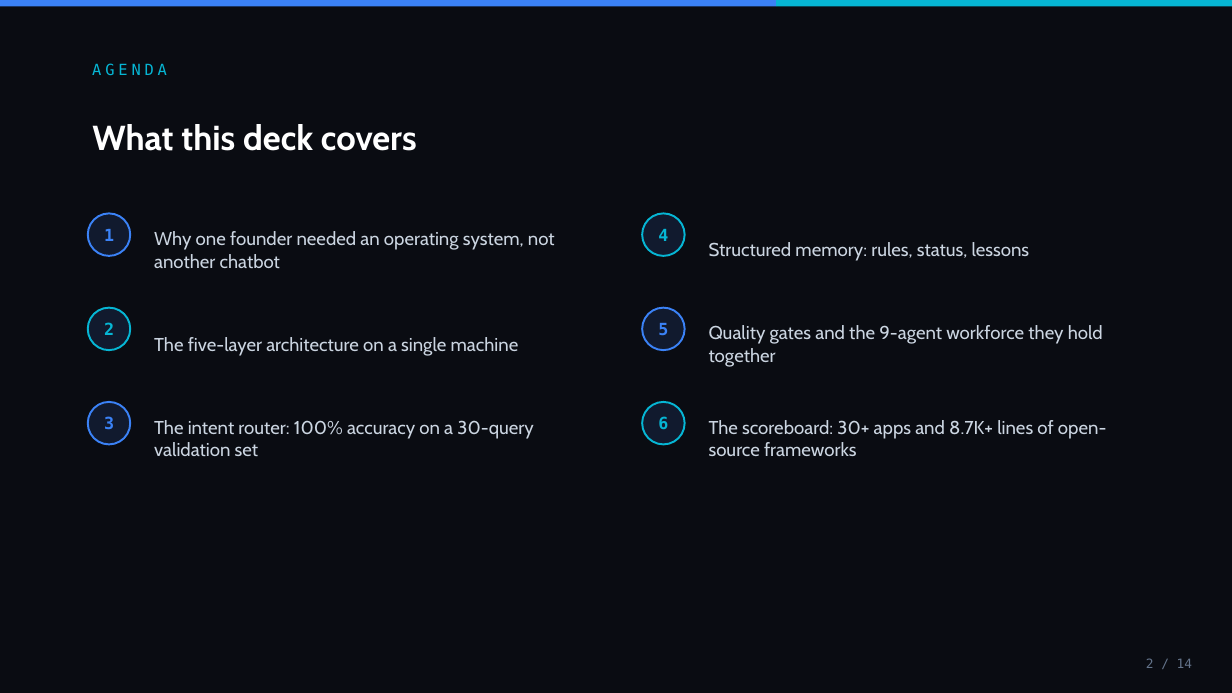
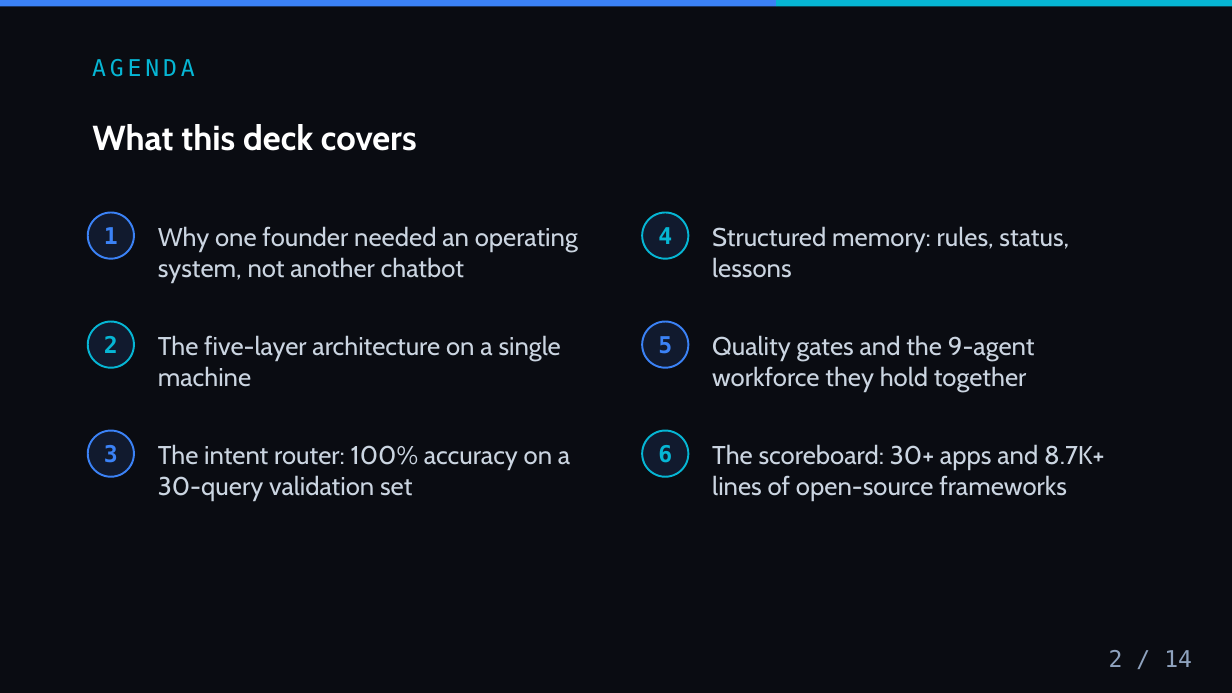
Before and after one commit to rezalianvatiady/rezalianvatiady.github.io, a slide deck: slide 2 of decks/zalinos-architecture.pptx. Drawn at 1232x693 pixels with LibreOffice and Linux fonts; fonts in the diff are those of the drawing. Boxes give left, top, right and bottom in pixels: in the first picture for what was removed or moved away, otherwise in the second. Text is boxed around its words. In the diff, an @@ line names an element or a change of style, - is before the commit and + after.

```diff
--- a/decks/zalinos-architecture.pptx
+++ b/decks/zalinos-architecture.pptx
@@ text "AGENDA" at [92, 59, 195, 77]: size 12 to 18 pt @@
@@ ellipse: place and size @@
-ellipse at [88, 213, 130, 256]
+ellipse at [88, 213, 134, 259]
@@ ellipse: place and size @@
-ellipse at [642, 213, 685, 256]
+ellipse at [642, 213, 689, 259]
@@ text "2": place and size @@
-text "2" at [104, 322, 114, 335]
+text "2" at [104, 336, 118, 353]
@@ ellipse: place and size @@
-ellipse at [88, 308, 130, 350]
+ellipse at [88, 322, 134, 368]
@@ text "5": place and size @@
-text "5" at [658, 323, 668, 336]
+text "5" at [658, 336, 672, 354]
@@ ellipse: place and size @@
-ellipse at [642, 308, 685, 350]
+ellipse at [642, 322, 689, 368]
@@ text "Quality gates and the 9-agent ...": place and size @@
-text "Quality gates and the 9-agent ..." at [709, 325, 1103, 367]
+text "Quality gates and the 9-agent ..." at [712, 335, 1035, 392]
@@ text "3": place and size @@
-text "3" at [104, 416, 114, 430]
+text "3" at [104, 445, 118, 463]
@@ ellipse: place and size @@
-ellipse at [88, 402, 130, 445]
+ellipse at [88, 431, 134, 477]
@@ text "The intent router: 100% accuracy ...": place and size @@
-text "The intent router: 100% accuracy ..." at [154, 420, 533, 456]
+text "The intent router: 100% accuracy ..." at [158, 444, 570, 501]
@@ size 13 to 18 pt in 6 elements at [104, 227, 118, 244], [658, 227, 672, 244], [104, 336, 118, 353], [658, 336, 672, 354], [104, 445, 118, 463], [658, 445, 672, 463] @@
@@ text "6": place and size @@
-text "6" at [658, 416, 668, 429]
+text "6" at [658, 445, 672, 463]
@@ ellipse: place and size @@
-ellipse at [642, 402, 685, 445]
+ellipse at [642, 431, 689, 477]
@@ size 14.5 to 20 pt in 6 elements at [158, 226, 578, 283], [712, 226, 1069, 278], [158, 335, 561, 387], [712, 335, 1035, 392], [158, 444, 570, 501], [712, 444, 1105, 501] @@
@@ text "The scoreboard: 30+ apps and ...": place and size @@
-text "The scoreboard: 30+ apps and ..." at [709, 420, 1106, 456]
+text "The scoreboard: 30+ apps and ..." at [712, 444, 1105, 501]
@@ text "2 / 14": place and size @@
-text "2 / 14" at [1146, 658, 1192, 668]
+text "2 / 14" at [1109, 650, 1192, 667]
@@ text "2 / 14" at [1109, 650, 1192, 667]: size 10 to 18 pt, text colour #64748B to #8FA3BF @@
```
Also in this commit, not shown: 13 other slides changed, 20 other files.
